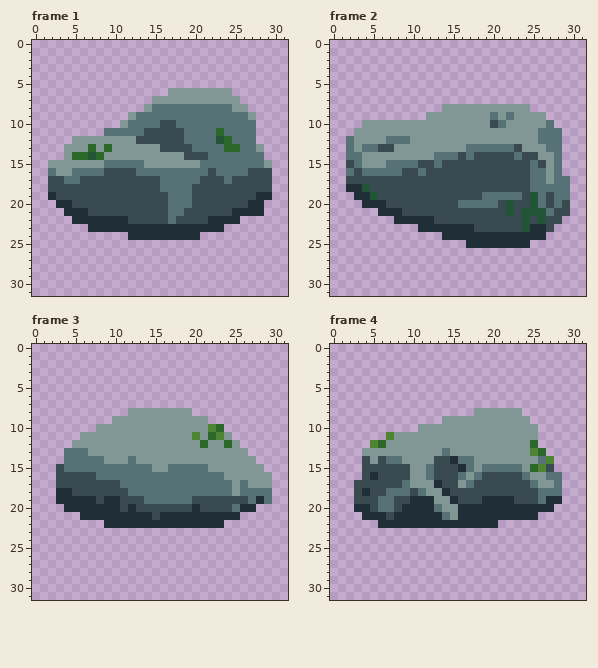
Two versions of one pixel-art file, Levels/Resources/Rock1_32x32.ase. Above: the version before the commit.
32x32 pixels, 4 frames. Shown: frame 1, frame 2, frame 3, frame 4.
After:
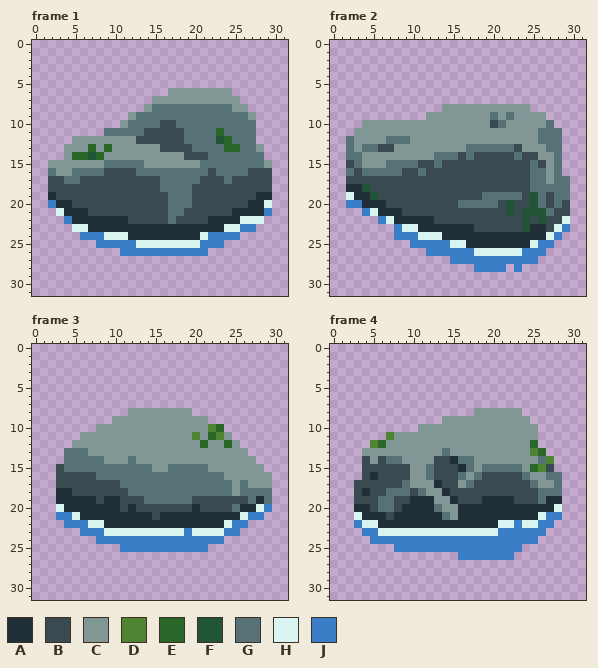
Palette (. is transparent): A #202e37  B #394a50  C #819796  D #4e8532  E #2b6729  F #215535  G #577277  H #d9f5f1  J #3a7ec7
What changed:
{"change": "layer \"Shadow\" added"}
{"change": "layer \"Water Edge\" added"}
{"where": "frame 1, layers \"Water Edge\", \"Shadow\""}
{"frame":1,"y":20,"x":2,"old":".","new":"J"}
{"frame":1,"y":20,"x":29,"old":".","new":"H"}
{"frame":1,"y":21,"x":3,"old":".","new":"H"}
{"frame":1,"y":21,"x":29,"old":".","new":"J"}
{"frame":1,"y":22,"x":4,"old":".","new":"J"}
{"frame":1,"y":22,"x":26,"old":"...","new":"HHH"}
{"frame":1,"y":23,"x":5,"old":"..","new":"HH"}
{"frame":1,"y":23,"x":24,"old":"....","new":"HHJJ"}
{"frame":1,"y":24,"x":6,"old":"......","new":"JJJHHH"}
{"frame":1,"y":24,"x":21,"old":".....","new":"HJJJJ"}
{"frame":1,"y":25,"x":8,"old":"................","new":"JJJJJHHHHHHHHJJJ"}
{"frame":1,"y":26,"x":11,"old":"...........","new":"JJJJJJJJJJJ"}
{"where": "frame 2, layers \"Water Edge\", \"Shadow\""}
{"frame":2,"y":19,"x":2,"old":".","new":"H"}
{"frame":2,"y":20,"x":2,"old":"..","new":"JJ"}
{"frame":2,"y":21,"x":4,"old":"..","new":"JH"}
{"frame":2,"y":22,"x":6,"old":"..","new":"JH"}
{"frame":2,"y":22,"x":29,"old":".","new":"H"}
{"frame":2,"y":23,"x":8,"old":"...","new":"JHH"}
{"frame":2,"y":23,"x":28,"old":"..","new":"HJ"}
{"frame":2,"y":24,"x":8,"old":"......","new":"JJJHHH"}
{"frame":2,"y":24,"x":27,"old":"..","new":"HJ"}
{"frame":2,"y":25,"x":10,"old":".......","new":"JJJJJHH"}
{"frame":2,"y":25,"x":25,"old":"...","new":"HJJ"}
{"frame":2,"y":26,"x":12,"old":"...............","new":"JJJJJJHHHHHHJJJ"}
{"frame":2,"y":27,"x":15,"old":"...........","new":"JJJJJJJJJJJ"}
{"frame":2,"y":28,"x":18,"old":"....","new":"JJJJ"}
{"frame":2,"y":28,"x":23,"old":".","new":"J"}
{"where": "frame 3, layers \"Water Edge\", \"Shadow\""}
{"frame":3,"y":20,"x":3,"old":".","new":"H"}
{"frame":3,"y":20,"x":28,"old":"..","new":"HJ"}
{"frame":3,"y":21,"x":3,"old":"...","new":"JJH"}
{"frame":3,"y":21,"x":26,"old":"...","new":"HJJ"}
{"frame":3,"y":22,"x":4,"old":".....","new":"JJJHH"}
{"frame":3,"y":22,"x":24,"old":"...","new":"HJJ"}
{"frame":3,"y":23,"x":6,"old":"....................","new":"JJJHHHHHHHHHHJHHHHJJ"}
{"frame":3,"y":24,"x":8,"old":"................","new":"JJJJJJJJJJJJJJJJ"}
{"frame":3,"y":25,"x":11,"old":"...........","new":"JJJJJJJJJJJ"}
{"where": "frame 4, layers \"Water Edge\", \"Shadow\""}
{"frame":4,"y":20,"x":28,"old":".","new":"H"}
{"frame":4,"y":21,"x":3,"old":".","new":"H"}
{"frame":4,"y":21,"x":26,"old":"...","new":"HJJ"}
{"frame":4,"y":22,"x":3,"old":"...","new":"JHH"}
{"frame":4,"y":22,"x":21,"old":".......","new":"HHJHHJJ"}
{"frame":4,"y":23,"x":4,"old":".......................","new":"JJHHHHHHHHHHHHHHHJJJJJJ"}
{"frame":4,"y":24,"x":5,"old":".....................","new":"JJJJJJJJJJJJJJJJJJJJJ"}
{"frame":4,"y":25,"x":8,"old":"................","new":"JJJJJJJJJJJJJJJJ"}
{"frame":4,"y":26,"x":16,"old":".......","new":"JJJJJJJ"}
